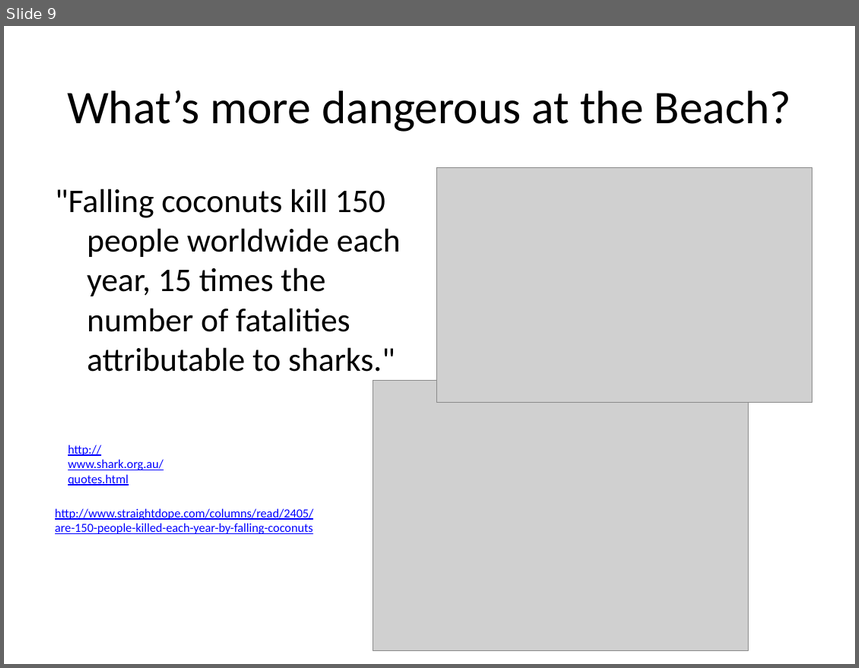
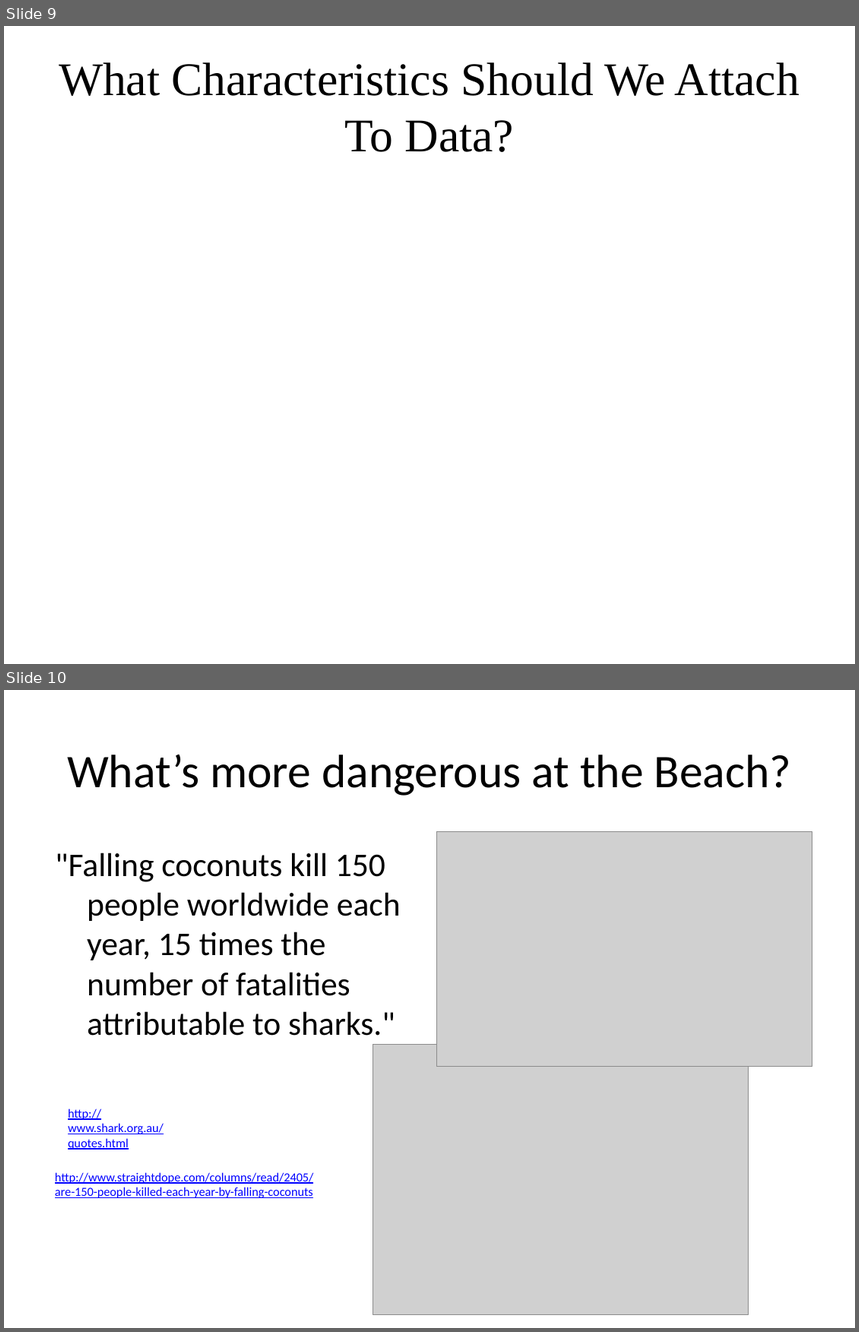
Before and after one commit to zoechao/teaching, a slide deck: womenwaterwork/data_data_everywhere.pptx. Shown one above the other, each under a label of ours: slide 9 before the commit, slides 9 and 10 after it. The pictures are 859x668 and 859x1332 pixels, drawn with LibreOffice and Linux fonts; fonts in the diff are those of the drawing; grey boxes stand for pictures. Boxes give left, top, right and bottom in pixels: in the first picture for what was removed or moved away, otherwise in the second. Text is boxed around its words. In the diff, an @@ line names an element or a change of style, - is before the commit and + after.

Commit message:
added puppy growth data

```diff
--- a/womenwaterwork/data_data_everywhere.pptx
+++ b/womenwaterwork/data_data_everywhere.pptx
@@ slide 9 added at bbox=[4, 26, 855, 664], background #FFFFFF @@
@@ title added at bbox=[59, 62, 800, 152], 39.6 pt, text #000000 @@
+What Characteristics Should We Attach To Data?
@@ what was slide 9 is now slide 10 @@
```
Also in this commit, not shown: 4 slides changed, 1 other slide added, 1 other file.
